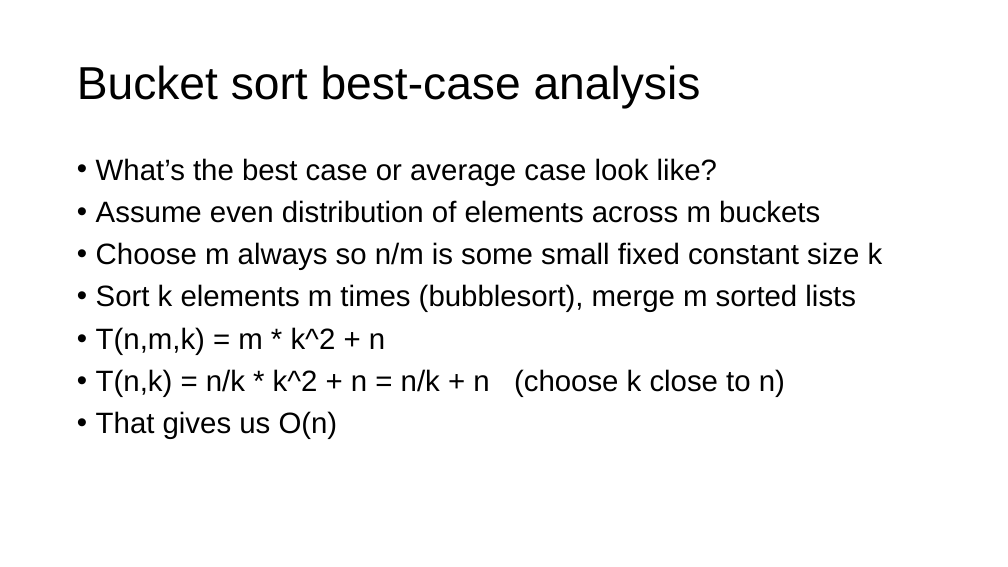
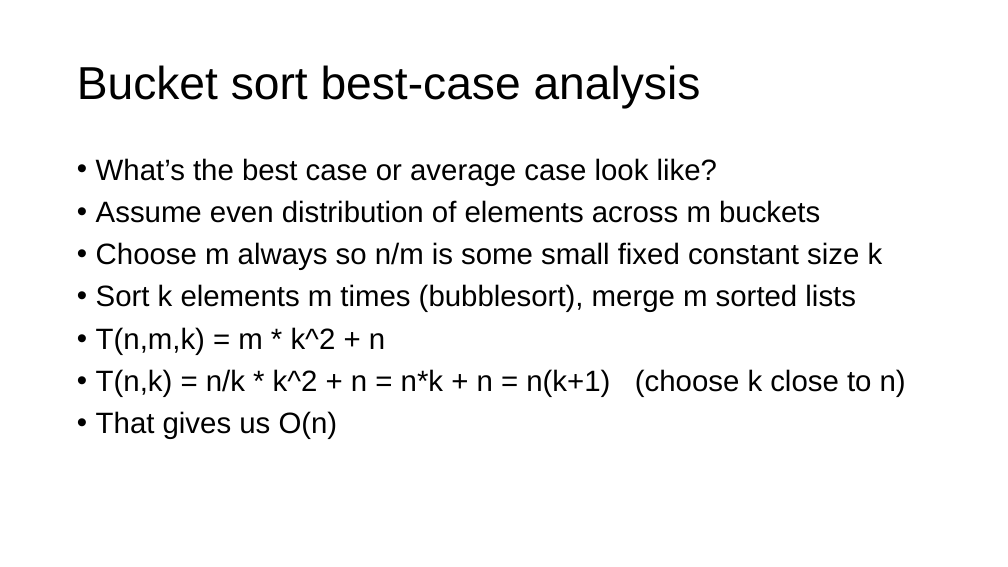
Before and after one commit to parrt/msds689, a slide deck: slide 14 of notes/sorting.pptx. Drawn at 1008x567 pixels with LibreOffice and Linux fonts; fonts in the diff are those of the drawing; background and template pictures are left out. Boxes give left, top, right and bottom in pixels: in the first picture for what was removed or moved away, otherwise in the second. Text is boxed around its words. In the diff, an @@ line names an element or a change of style, - is before the commit and + after.

```diff
--- a/notes/sorting.pptx
+++ b/notes/sorting.pptx
@@ text at bbox=[96, 369, 906, 397]: text changed @@
-• T(n,k) = n/k * k^2 + n = n/k + n (choose k close to n)
+• T(n,k) = n/k * k^2 + n = n*k + n = n(k+1) (choose k close to n)
```
Also in this commit, not shown: 2 other files.
